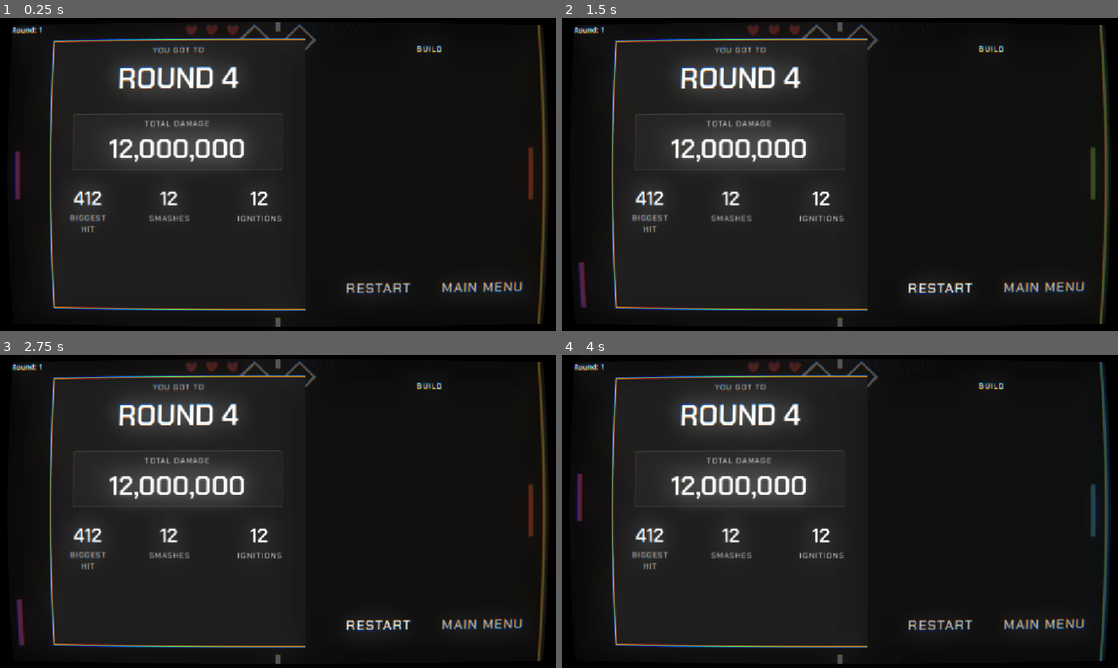
Above: before the commit, frames 1-4 (two rows, left to right).
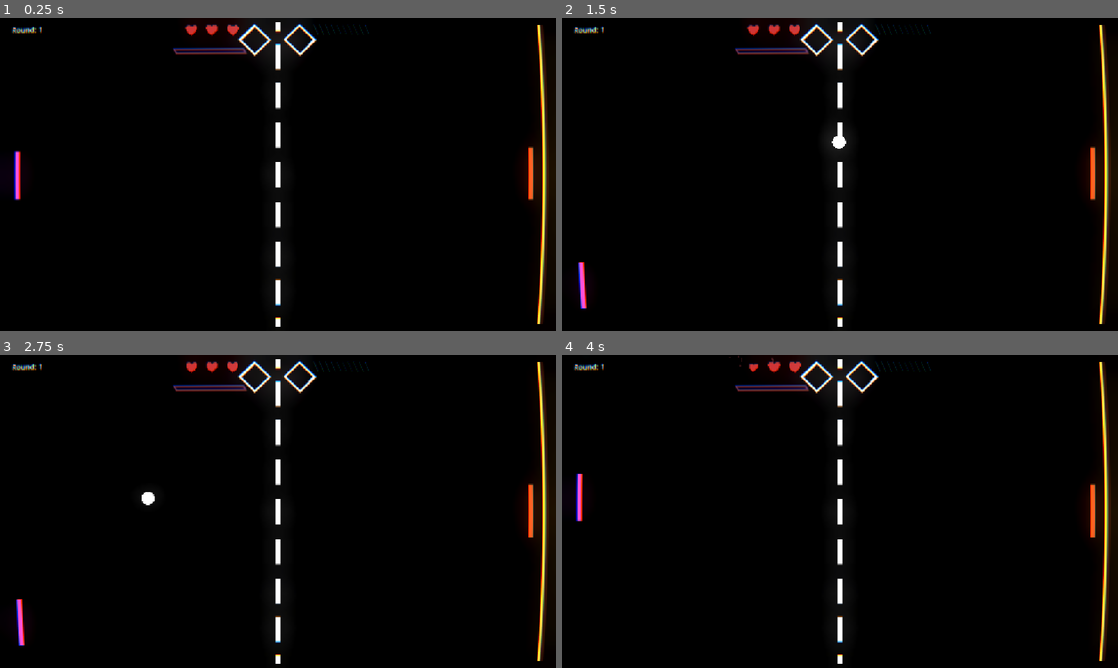
Above: after the commit, the same moments.

Repository: awesomness560/x-treme-pong
Game: Godot game, scene res://main.tscn
Two runs of this game, one before a commit and one after it. Both use one fixed random seed, a clock stepped at 60 frames per second and the inputs below.
Inputs (mouse positions are in pixels of both pictures, inside the frame that each line leads up to):
- Up to frame 1 (0.25 s): no input
- Up to frame 2 (1.5 s): click (1051, 290) at 0.5 s, where only the run before the commit has a clickable "MAIN MENU"; click (940, 290) at 1.25 s, where only the run before the commit has a clickable "RESTART"
- Up to frame 3 (2.75 s): click (378, 627) at 2 s, where only the run before the commit has a clickable "RESTART"
- Up to frame 4 (4 s): click (940, 627) at 2.75 s, where only the run before the commit has a clickable "RESTART"; move the mouse to (962, 495) at 3.52 s; hold Shift (charge_up) from 3.53 s (still down); click (962, 495) at 3.67 s

The runs differ from the first frame. In frame 1, 40% of the frame differs, in the area x 2-99%, y 1-99%; in frame 2, 40%; in frame 3, 40%; in frame 4, 40%, in the area x 2-100%, y 0-99%.

Commit message:
Game over done

Diff:
--- a/Autoload/game_state.gd
+++ b/Autoload/game_state.gd
@@ -66,6 +66,7 @@
 
 ## Run-scoped counters for the game-over screen's stat display.
 var stat_damage_dealt := 0.0
+var stat_biggest_hit := 0.0
 var stat_smashes := 0
 var stat_ignitions := 0
 
@@ -145,6 +146,7 @@
 func deal_damage(amount: float) -> float:
 	var final_amount := amount * (1.0 + damage_bonus)
 	stat_damage_dealt += final_amount
+	stat_biggest_hit = maxf(stat_biggest_hit, final_amount)
 	take_damage.emit(final_amount)
 	return final_amount
 
@@ -189,6 +191,7 @@
 	healing_blocked = false
 	_boss_bag.clear()
 	stat_damage_dealt = 0.0
+	stat_biggest_hit = 0.0
 	stat_smashes = 0
 	stat_ignitions = 0
 	hp_lost_this_run = 0
--- /dev/null
+++ b/Shaders/main_menu.gdshader
@@ -0,0 +1,99 @@
+shader_type canvas_item;
+render_mode blend_mix;
+
+uniform vec2 rect_size = vec2(420.0, 190.0);
+
+uniform vec4 frame_color : source_color = vec4(0.27, 0.25, 0.48, 1.0);
+uniform vec4 shard_color : source_color = vec4(1.0, 0.24, 0.78, 1.0);
+uniform float thickness : hint_range(1.0, 16.0) = 3.0;
+
+uniform float damage : hint_range(0.0, 1.0) = 0.6;
+uniform float creep_speed : hint_range(0.0, 0.1) = 0.0;
+
+uniform float glow_strength : hint_range(1.0, 6.0) = 2.4;
+uniform float drift_amount : hint_range(0.0, 20.0) = 6.0;   // how far shards float out
+uniform float drift_speed  : hint_range(0.0, 3.0) = 0.6;
+uniform float jitter_amount: hint_range(0.0, 4.0) = 1.0;    // per-shard shake
+
+// Bites taken out of the frame: xy = offset from top-right corner, zw = size.
+// x grows left (negative), y grows down (positive).
+const vec4 BITES[6] = vec4[6](
+    vec4(  -4.0,  34.0,  8.0, 26.0),
+    vec4(  -4.0,  74.0,  8.0, 14.0),
+    vec4( -30.0,  -4.0, 22.0,  8.0),
+    vec4( -66.0,  -4.0, 14.0,  8.0),
+    vec4(  -4.0, 104.0,  8.0, 20.0),
+    vec4( -94.0,  -4.0,  9.0,  8.0)
+);
+
+// Detached shards: xy = base offset from top-right, zw = size.
+const vec4 SHARDS[7] = vec4[7](
+    vec4( -16.0,  30.0,  7.0,  7.0),
+    vec4( -28.0,  48.0,  5.0, 10.0),
+    vec4( -14.0,  70.0,  9.0,  5.0),
+    vec4( -40.0,  16.0,  4.0,  4.0),
+    vec4( -34.0,  92.0,  6.0,  6.0),
+    vec4( -56.0,  60.0,  3.0,  8.0),
+    vec4( -50.0, 118.0,  5.0,  5.0)
+);
+
+float hash(float n) {
+    return fract(sin(n * 78.233) * 43758.5453);
+}
+
+// 1 inside the rect, 0 outside, antialiased
+float rect_mask(vec2 p, vec2 pos, vec2 size) {
+    vec2 d = abs(p - (pos + size * 0.5)) - size * 0.5;
+    float outside = length(max(d, 0.0)) + min(max(d.x, d.y), 0.0);
+    return 1.0 - smoothstep(-0.8, 0.8, outside);
+}
+
+void fragment() {
+    vec2 px = UV * rect_size;
+    float dmg = clamp(damage + TIME * creep_speed, 0.0, 1.0);
+    vec2 corner = vec2(rect_size.x, 0.0);
+
+    // --- frame outline as a rectangular ring ---
+    vec2 inner_lo = vec2(thickness);
+    vec2 inner_hi = rect_size - thickness;
+    float inside_outer = rect_mask(px, vec2(0.0), rect_size);
+    float inside_inner = rect_mask(px, inner_lo, inner_hi - inner_lo);
+    float frame = inside_outer * (1.0 - inside_inner);
+
+    // --- chew rectangular bites out of it ---
+    for (int i = 0; i < 6; i++) {
+        float t = float(i) / 6.0;
+        float on = step(t * 0.8, dmg);
+        vec2 pos = corner + BITES[i].xy;
+        frame *= 1.0 - rect_mask(px, pos, BITES[i].zw) * on;
+    }
+
+    // --- detached shards drifting outward ---
+    float shards = 0.0;
+    for (int i = 0; i < 7; i++) {
+        float t = float(i) / 7.0;
+        float reveal = smoothstep(t * 0.85, t * 0.85 + 0.15, dmg);
+        if (reveal <= 0.001) { continue; }
+
+        float seed = float(i) * 3.77;
+        // slow outward float, away from the corner
+        vec2 dir = normalize(vec2(1.0, -0.35) + vec2(hash(seed) - 0.5, hash(seed + 1.0) - 0.5));
+        float phase = TIME * drift_speed + hash(seed + 2.0) * 6.28;
+        vec2 drift = dir * (sin(phase) * 0.5 + 0.5) * drift_amount * reveal;
+
+        // fast small jitter so it never sits still
+        vec2 jitter = vec2(
+            sin(TIME * 17.0 + seed * 5.1),
+            cos(TIME * 21.0 + seed * 3.3)
+        ) * jitter_amount;
+
+        vec2 pos = corner + SHARDS[i].xy + drift + jitter;
+        shards = max(shards, rect_mask(px, pos, SHARDS[i].zw) * reveal);
+    }
+
+    vec3 col = frame_color.rgb * frame;
+    col = mix(col, shard_color.rgb * glow_strength, shards);
+    float alpha = max(frame * frame_color.a, shards * shard_color.a);
+
+    COLOR = vec4(col, alpha);
+}
--- a/UI/game_over.gd
+++ b/UI/game_over.gd
@@ -9,23 +9,44 @@
 @export var stat_smash: Label
 @export var stat_ignitions: Label
 
+const UPGRADE_BADGE_SCENE := preload("res://UI/upgrade_badge.tscn")
+
 func _ready() -> void:
 	# Has to keep processing (and let its own button be clickable) while the
 	# tree is paused below, or the restart button would be dead on arrival.
 	process_mode = Node.PROCESS_MODE_ALWAYS
-	#hide()
+	hide()
 	GameState.game_over.connect(_on_game_over)
 
 func _on_game_over() -> void:
 	Input.mouse_mode = Input.MOUSE_MODE_VISIBLE
+
+	if round_label:
+		round_label.text = "Round " + str(GameState.current_round)
 	if stat_total_damage:
-		stat_total_damage.text = str(GameState.stat_damage_dealt)
+		stat_total_damage.text = "%.0f" % GameState.stat_damage_dealt
+	if stat_biggest_hit:
+		stat_biggest_hit.text = "%.0f" % GameState.stat_biggest_hit
 	if stat_smash:
 		stat_smash.text = str(GameState.stat_smashes)
 	if stat_ignitions:
 		stat_ignitions.text = str(GameState.stat_ignitions)
+
+	_refresh_upgrade_badges()
+
 	get_tree().paused = true
 	show()
+
+## Same pattern as the pause menu's badge row: rebuild from Upgrades.taken.
+func _refresh_upgrade_badges() -> void:
+	if upgrades_you_have == null:
+		return
+	for child in upgrades_you_have.get_children():
+		child.queue_free()
+	for script in Upgrades.taken:
+		var badge := UPGRADE_BADGE_SCENE.instantiate()
+		upgrades_you_have.add_child(badge)
+		badge.setup(script)
 
 func _on_restart_pressed() -> void:
 	# round_manager.gd's own _ready() resets both autoloads right as the
@@ -34,4 +55,6 @@
 	get_tree().reload_current_scene()
 
 func _on_main_menu_pressed() -> void:
-	pass # Replace with function body.
+	# No main menu scene exists yet (project.godot's run/main_scene is the
+	# gameplay scene itself) — nothing to switch to until one's built.
+	pass
--- /dev/null
+++ b/UI/main_menu.tscn
@@ -0,0 +1,131 @@
+[gd_scene format=3 uid="uid://bws6ap0as6fk4"]
+
+[ext_resource type="FontFile" uid="uid://dnmyx3m1s3qcm" path="res://Assets/ChakraPetch-Medium.ttf" id="1_p8ccj"]
+[ext_resource type="Shader" uid="uid://c75a1724nb4n5" path="res://Shaders/main_menu.gdshader" id="2_tk8dj"]
+
+[sub_resource type="ShaderMaterial" id="ShaderMaterial_qg41d"]
+shader = ExtResource("2_tk8dj")
+shader_parameter/rect_size = Vector2(420, 190)
+shader_parameter/frame_color = Color(0.27, 0.25, 0.48, 1)
+shader_parameter/shard_color = Color(1, 0.24, 0.78, 1)
+shader_parameter/thickness = 3.0
+shader_parameter/damage = 0.6
+shader_parameter/creep_speed = 0.0
+shader_parameter/glow_strength = 2.4
+shader_parameter/drift_amount = 5.2310002484725
+shader_parameter/drift_speed = 0.8970000426075
+shader_parameter/jitter_amount = 0.0770000036575
+
+[sub_resource type="FontVariation" id="FontVariation_tk8dj"]
+base_font = ExtResource("1_p8ccj")
+spacing_glyph = 15
+
+[sub_resource type="FontVariation" id="FontVariation_d8nwk"]
+base_font = ExtResource("1_p8ccj")
+spacing_glyph = 24
+
+[sub_resource type="FontVariation" id="FontVariation_4cwpn"]
+base_font = ExtResource("1_p8ccj")
+spacing_glyph = 2
+
+[sub_resource type="StyleBoxEmpty" id="StyleBoxEmpty_f40uw"]
+
+[sub_resource type="StyleBoxEmpty" id="StyleBoxEmpty_8ctay"]
+
+[sub_resource type="StyleBoxEmpty" id="StyleBoxEmpty_ev3b6"]
+
+[node name="MainMenu" type="Node2D" unique_id=1661236200]
+
+[node name="UI" type="CanvasLayer" parent="." unique_id=266989618]
+
+[node name="Border" type="ColorRect" parent="UI" unique_id=357152511]
+material = SubResource("ShaderMaterial_qg41d")
+anchors_preset = 5
+anchor_left = 0.5
+anchor_right = 0.5
+offset_left = -237.5
+offset_top = 44.0
+offset_right = 237.5
+offset_bottom = 255.0
+grow_horizontal = 2
+
+[node name="Label" type="Label" parent="UI/Border" unique_id=1263370789]
+layout_mode = 1
+anchors_preset = 5
+anchor_left = 0.5
+anchor_right = 0.5
+offset_left = -105.0
+offset_top = 28.0
+offset_right = 105.0
+offset_bottom = 74.0
+grow_horizontal = 2
+theme_override_colors/font_color = Color(0.7722081, 0.76697344, 1.039176, 1)
+theme_override_fonts/font = SubResource("FontVariation_tk8dj")
+theme_override_font_sizes/font_size = 35
+text = "BEYOND"
+
+[node name="Label2" type="Label" parent="UI/Border" unique_id=1050551085]
+layout_mode = 1
+anchors_preset = 5
+anchor_left = 0.5
+anchor_right = 0.5
+offset_left = -142.0
+offset_top = 81.0
+offset_right = 142.0
+offset_bottom = 186.0
+grow_horizontal = 2
+theme_override_fonts/font = SubResource("FontVariation_d8nwk")
+theme_override_font_sizes/font_size = 80
+text = "PONG"
+horizontal_alignment = 1
+
+[node name="Buttons" type="VBoxContainer" parent="UI" unique_id=2052065551]
+anchors_preset = 8
+anchor_left = 0.5
+anchor_top = 0.5
+anchor_right = 0.5
+anchor_bottom = 0.5
+offset_left = -189.0
+offset_top = -1.0
+offset_right = 189.0
+offset_bottom = 279.0
+grow_horizontal = 2
+grow_vertical = 2
+theme_override_constants/separation = 35
+alignment = 1
+
+[node name="Play" type="Button" parent="UI/Buttons" unique_id=1374769076]
+layout_mode = 2
+theme_override_colors/font_color = Color(0.37960815, 0.3534348, 0.6570454, 1)
+theme_override_colors/font_pressed_color = Color(4.415934, 4.415934, 4.415934, 1)
+theme_override_colors/font_hover_color = Color(1.7339597, 1.7339597, 1.7339597, 1)
+theme_override_fonts/font = SubResource("FontVariation_4cwpn")
+theme_override_font_sizes/font_size = 30
+theme_override_styles/normal = SubResource("StyleBoxEmpty_f40uw")
+theme_override_styles/pressed = SubResource("StyleBoxEmpty_8ctay")
+theme_override_styles/hover = SubResource("StyleBoxEmpty_ev3b6")
+text = "PLAY"
+
+[node name="Tutorial" type="Button" parent="UI/Buttons" unique_id=84351825]
+layout_mode = 2
+theme_override_colors/font_color = Color(0.37960815, 0.3534348, 0.6570454, 1)
+theme_override_colors/font_pressed_color = Color(4.415934, 4.415934, 4.415934, 1)
+theme_override_colors/font_hover_color = Color(1.7339597, 1.7339597, 1.7339597, 1)
+theme_override_fonts/font = SubResource("FontVariation_4cwpn")
+theme_override_font_sizes/font_size = 30
+theme_override_styles/normal = SubResource("StyleBoxEmpty_f40uw")
+theme_override_styles/pressed = SubResource("StyleBoxEmpty_8ctay")
+theme_override_styles/hover = SubResource("StyleBoxEmpty_ev3b6")
+text = "TUTORIAL"
+
+[node name="Restart3" type="Button" parent="UI/Buttons" unique_id=99779763]
+layout_mode = 2
+theme_override_colors/font_color = Color(0.37960815, 0.3534348, 0.6570454, 1)
+theme_override_colors/font_pressed_color = Color(4.415934, 4.415934, 4.415934, 1)
+theme_override_colors/font_hover_color = Color(1.7339597, 1.7339597, 1.7339597, 1)
+theme_override_fonts/font = SubResource("FontVariation_4cwpn")
+theme_override_font_sizes/font_size = 30
+theme_override_styles/normal = SubResource("StyleBoxEmpty_f40uw")
+theme_override_styles/pressed = SubResource("StyleBoxEmpty_8ctay")
+theme_override_styles/hover = SubResource("StyleBoxEmpty_ev3b6")
+text = "QUIT"
Not shown, added: Shaders/main_menu.gdshader.uid
